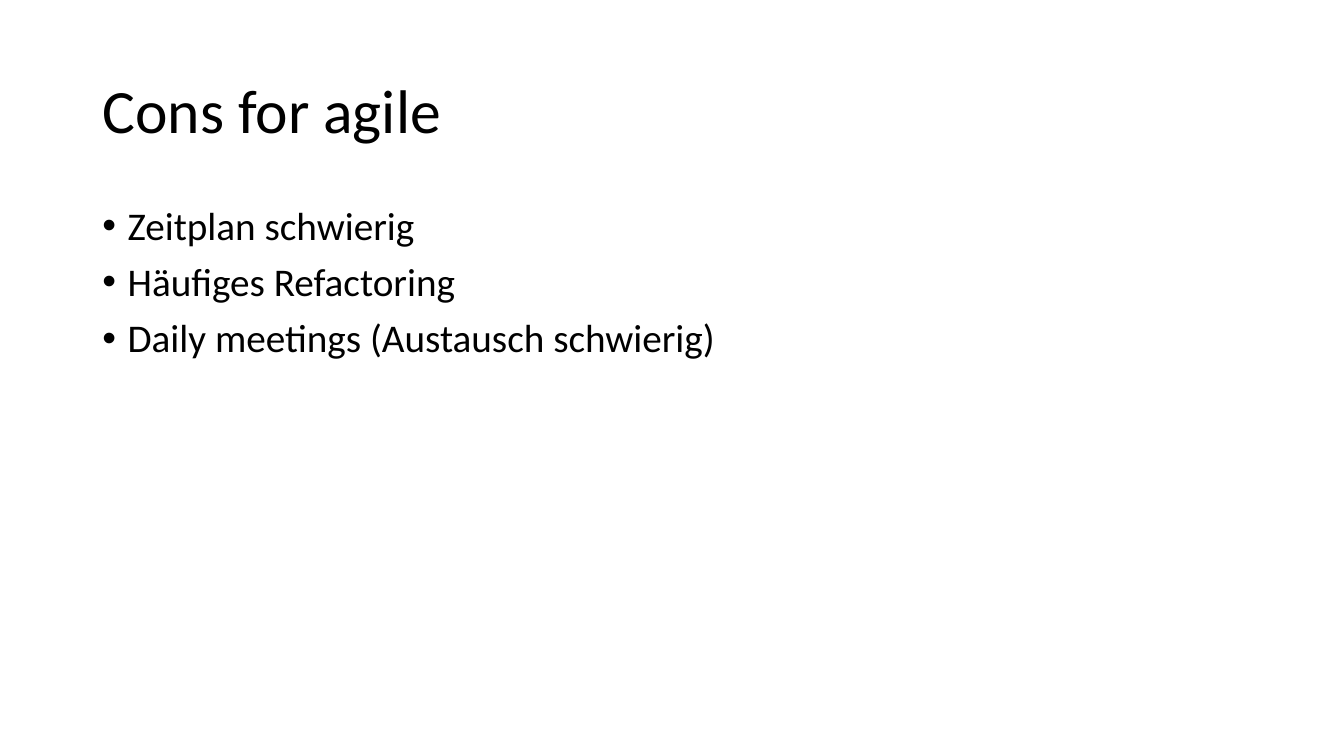
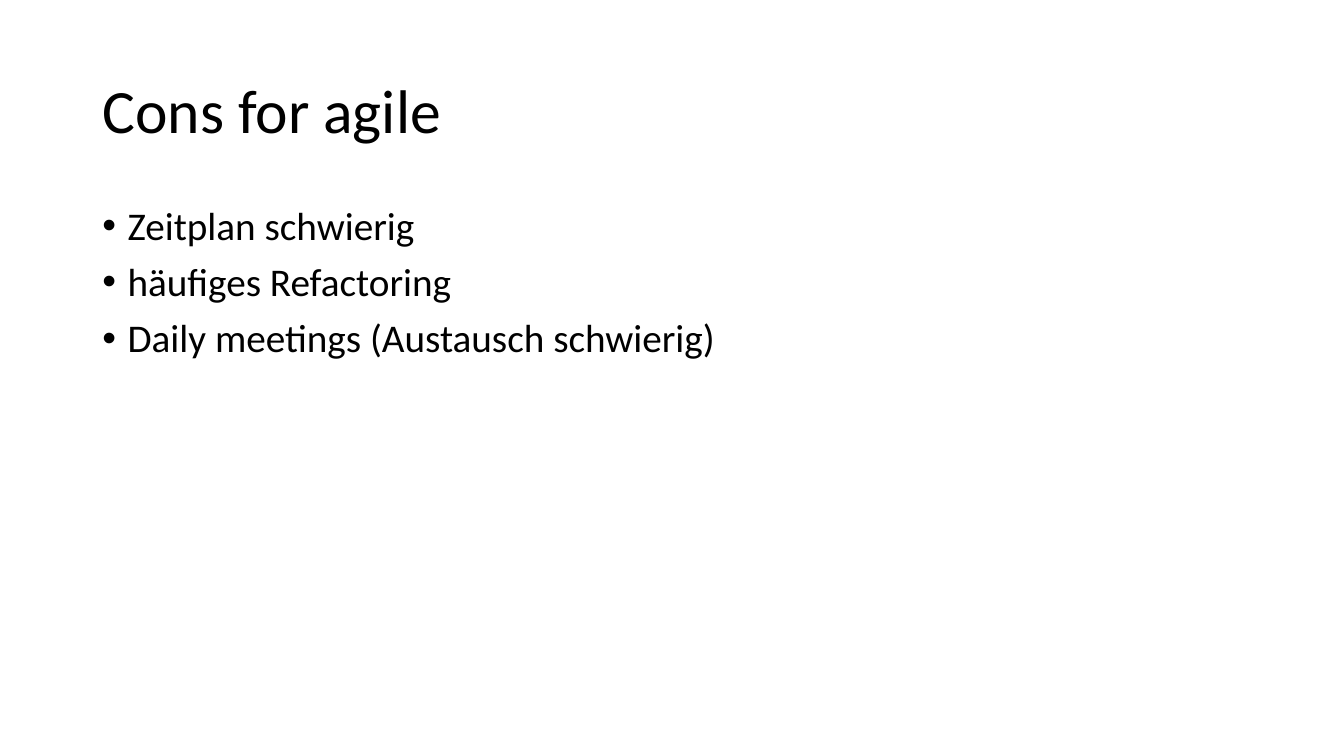
Before and after one commit to schne5/ch.bfh.bti7081.s2016.orange, a slide deck: slide 5 of doc/Task02/Task 2_orange.pptx. Drawn at 1344x756 pixels with LibreOffice and Linux fonts; fonts in the diff are those of the drawing. Boxes give left, top, right and bottom in pixels: in the first picture for what was removed or moved away, otherwise in the second. Text is boxed around its words. In the diff, an @@ line names an element or a change of style, - is before the commit and + after.

```diff
--- a/doc/Task02/Task 2_orange.pptx
+++ b/doc/Task02/Task 2_orange.pptx
@@ text at (x1=128, y1=268, x2=451, y2=303): text changed @@
-• Häufiges Refactoring
+• häufiges Refactoring
```
Also in this commit, not shown: 6 other slides changed.
